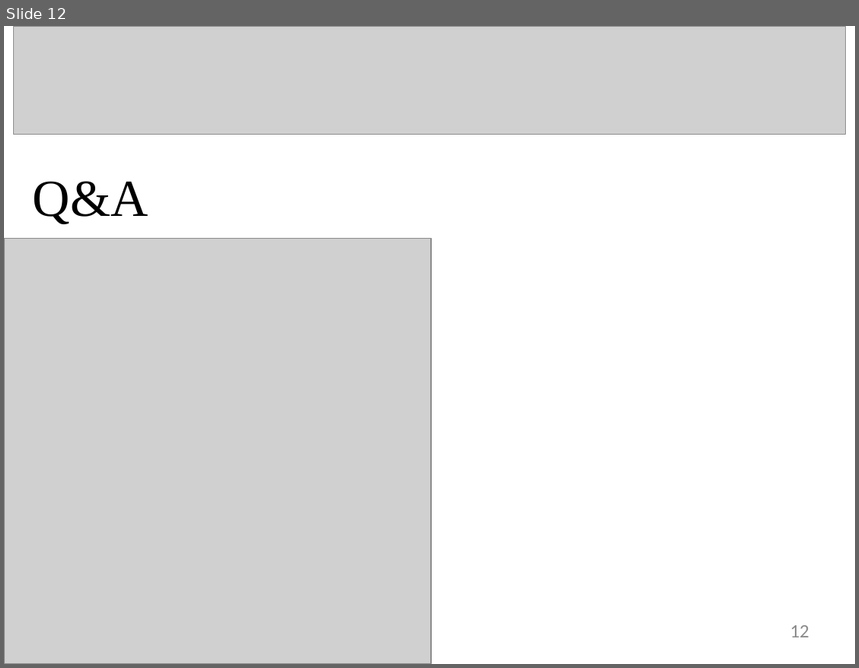
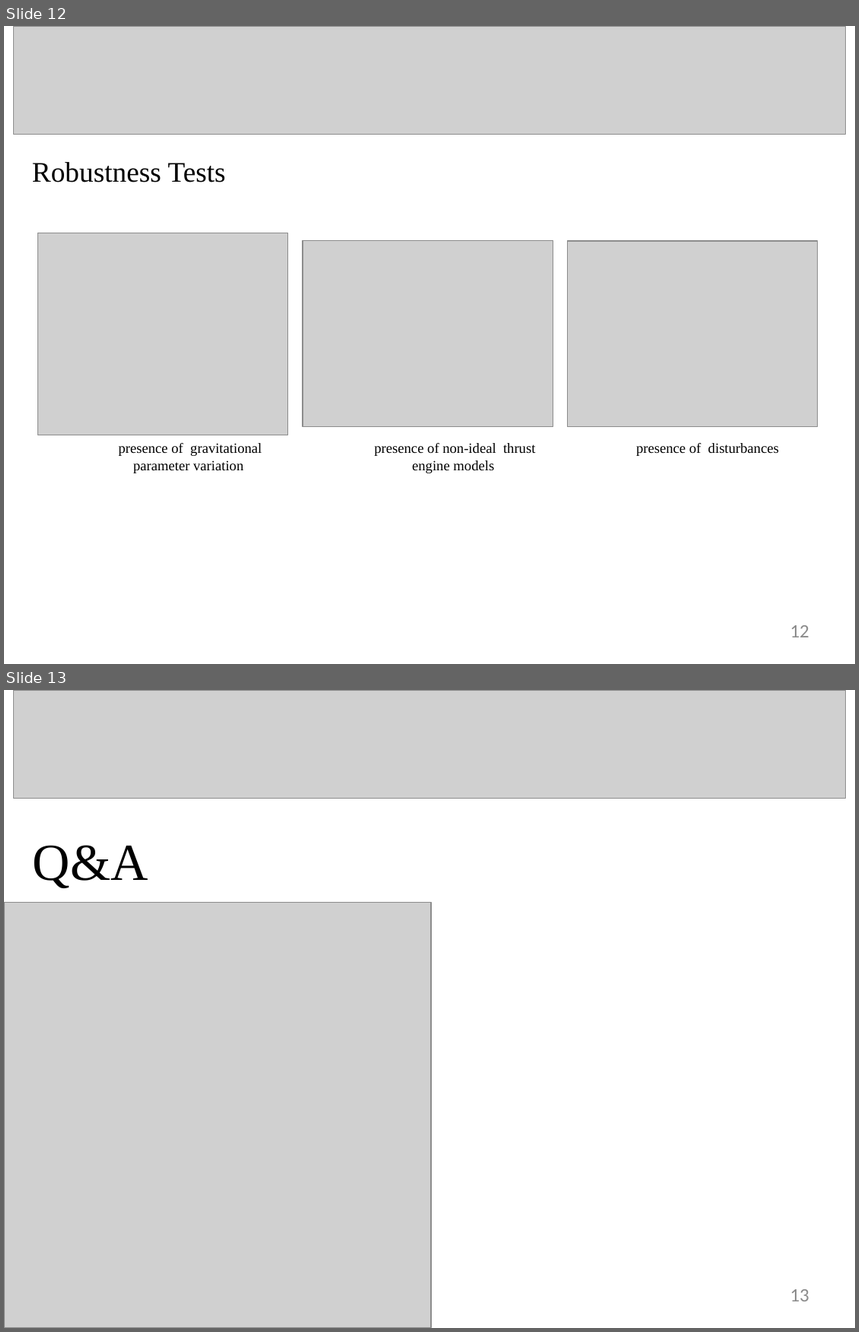
Before and after one commit to alibaniasad1999/DGDDPG, a slide deck: Presentation/ddpg-dg.pptx. Shown one above the other, each under a label of ours: slide 12 before the commit, slides 12 and 13 after it. The pictures are 859x668 and 859x1332 pixels, drawn with LibreOffice and Linux fonts; fonts in the diff are those of the drawing; grey boxes stand for pictures. Boxes give left, top, right and bottom in pixels: in the first picture for what was removed or moved away, otherwise in the second. Text is boxed around its words. In the diff, an @@ line names an element or a change of style, - is before the commit and + after.

Commit message:
add box plot results

```diff
--- a/Presentation/ddpg-dg.pptx
+++ b/Presentation/ddpg-dg.pptx
@@ slide 12 added at (4,26,855,664), background #FFFFFF @@
@@ picture added at (13,26,846,134) @@
@@ title added at (32,162,226,183), 24 pt, text #000000 @@
+Robustness Tests
@@ picture added at (38,233,288,435) @@
@@ picture added at (303,240,553,427) @@
@@ picture added at (567,241,818,427) @@
@@ text added at (119,443,262,474), 12 pt, text #000000 @@
+presence of gravitational parameter variation
@@ text added at (374,443,535,474), 12 pt, text #000000 @@
+presence of non-ideal thrust engine models
@@ text added at (636,443,779,456), 12 pt, text #000000 @@
+presence of disturbances
@@ page number added at (791,626,810,638), 16 pt, text #8C8C8C @@
+12
@@ what was slide 12 is now slide 13 @@
@@ page number at (791,1290,810,1302): text changed @@
-12
+13
```
